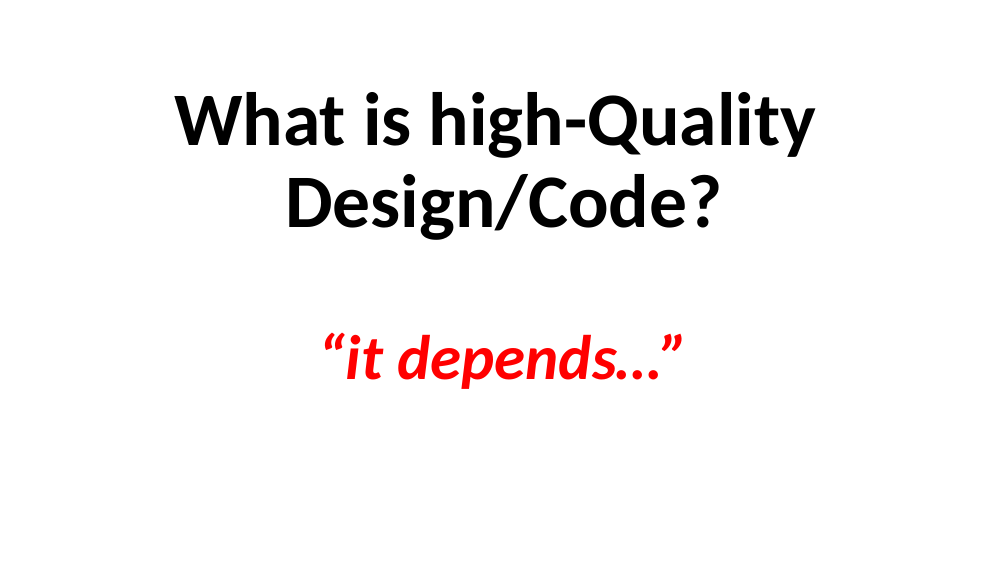
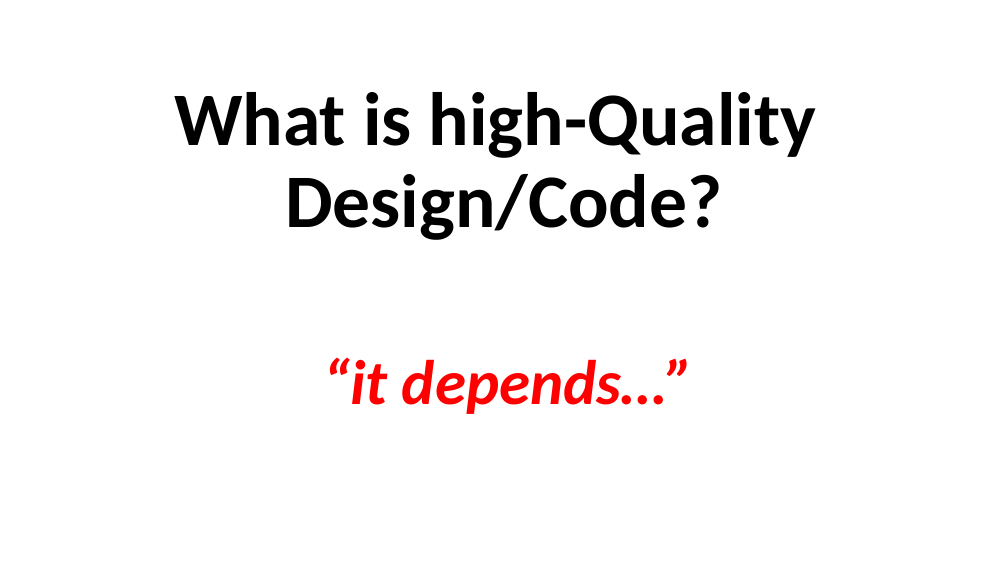
Before and after one commit to perl-easj/OOProg, a slide deck: slide 13 of ASWC/Presentations/ASWC_Day0_Intro.pptx. Drawn at 1008x567 pixels with LibreOffice and Linux fonts; fonts in the diff are those of the drawing. Boxes give left, top, right and bottom in pixels: in the first picture for what was removed or moved away, otherwise in the second. Text is boxed around its words. In the diff, an @@ line names an element or a change of style, - is before the commit and + after.

```diff
--- a/ASWC/Presentations/ASWC_Day0_Intro.pptx
+++ b/ASWC/Presentations/ASWC_Day0_Intro.pptx
@@ title at (174,92,816,240): text changed @@
-What is high-Quality
-Design/Code?
-“it depends…”
+What is high-Quality
+Design/Code?
@@ text added at (323,358,694,414), 60 pt, text #FF0000, bold, italic @@
+“it depends…”
```
Also in this commit, not shown: 10 other slides changed, 3 slides added, 25 other files.
